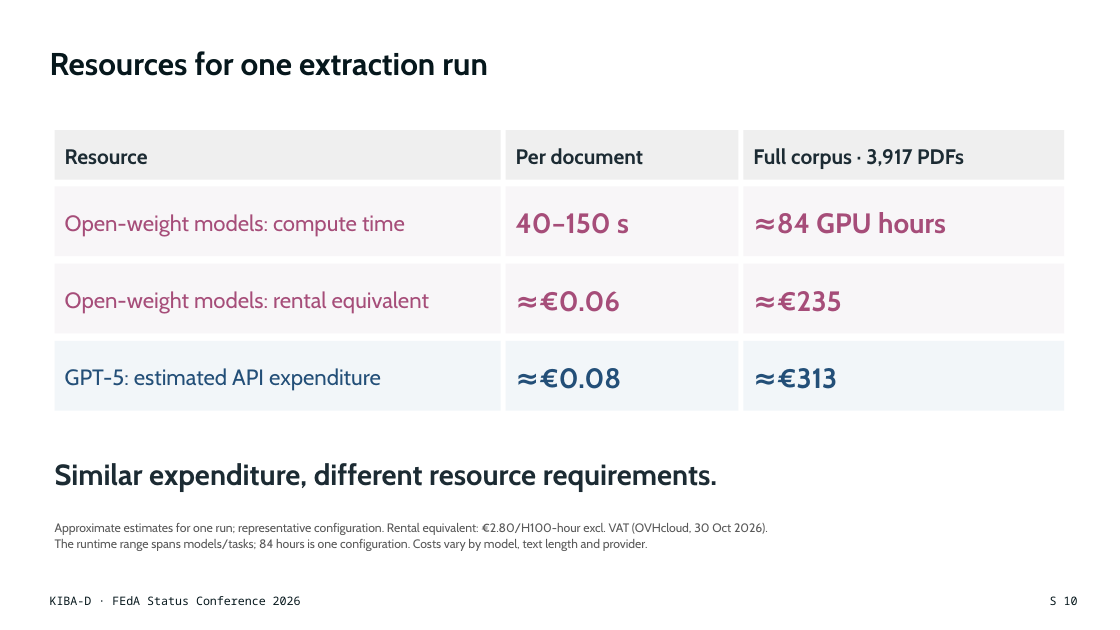
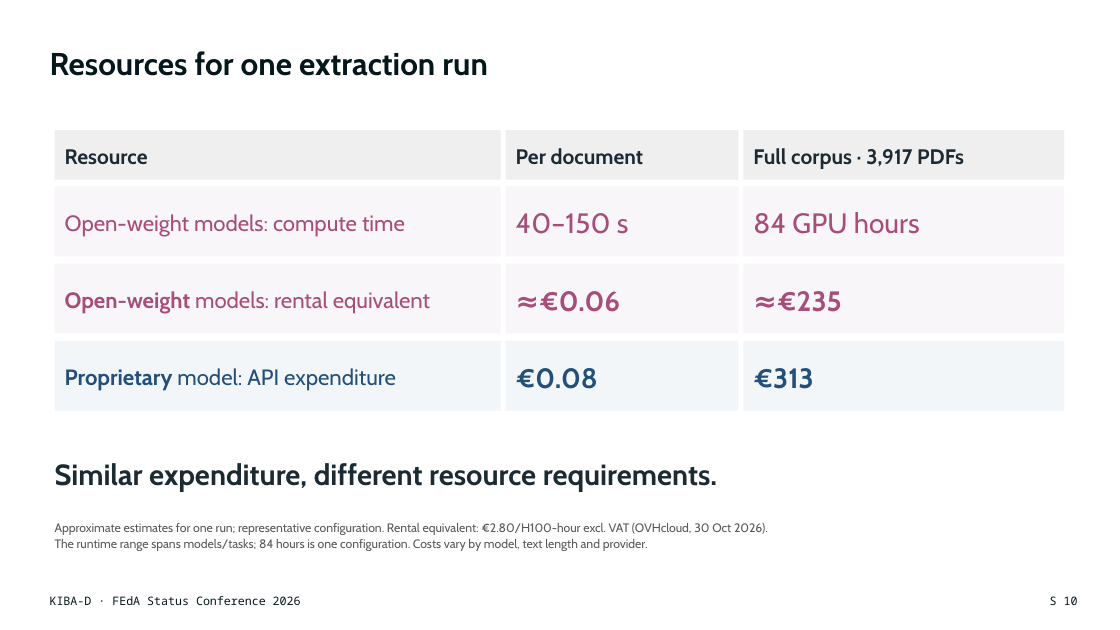
Before and after one commit to DFKI-NLP/kibad-llm, a slide deck: slide 10 of presentations/2026_feda_status_conference/KIBA-D_FEdA2026_Keynote.pptx. Drawn at 1120x630 pixels with LibreOffice and Linux fonts; fonts in the diff are those of the drawing. Boxes give left, top, right and bottom in pixels: in the first picture for what was removed or moved away, otherwise in the second. Text is boxed around its words. In the diff, an @@ line names an element or a change of style, - is before the commit and + after.

```diff
--- a/presentations/2026_feda_status_conference/KIBA-D_FEdA2026_Keynote.pptx
+++ b/presentations/2026_feda_status_conference/KIBA-D_FEdA2026_Keynote.pptx
@@ rectangle "40–150 s" at bbox=[506, 187, 739, 256]: bold off @@
@@ text in rectangle at bbox=[753, 212, 920, 234]: text changed; bold off @@
-≈84 GPU hours
+84 GPU hours
@@ rectangle "Open-weight models: rental equivalent" at bbox=[55, 264, 501, 334]: bold on in "Open-weight" @@
@@ text in rectangle at bbox=[65, 368, 396, 391]: text changed @@
-GPT-5: estimated API expenditure
+Proprietary model: API expenditure
@@ text in rectangle at bbox=[516, 368, 598, 389]: text changed @@
-≈€0.08
+€0.08
@@ text in rectangle at bbox=[753, 368, 813, 389]: text changed @@
-≈€313
+€313
```
Also in this commit, not shown: 8 other slides changed, 1 other file.
